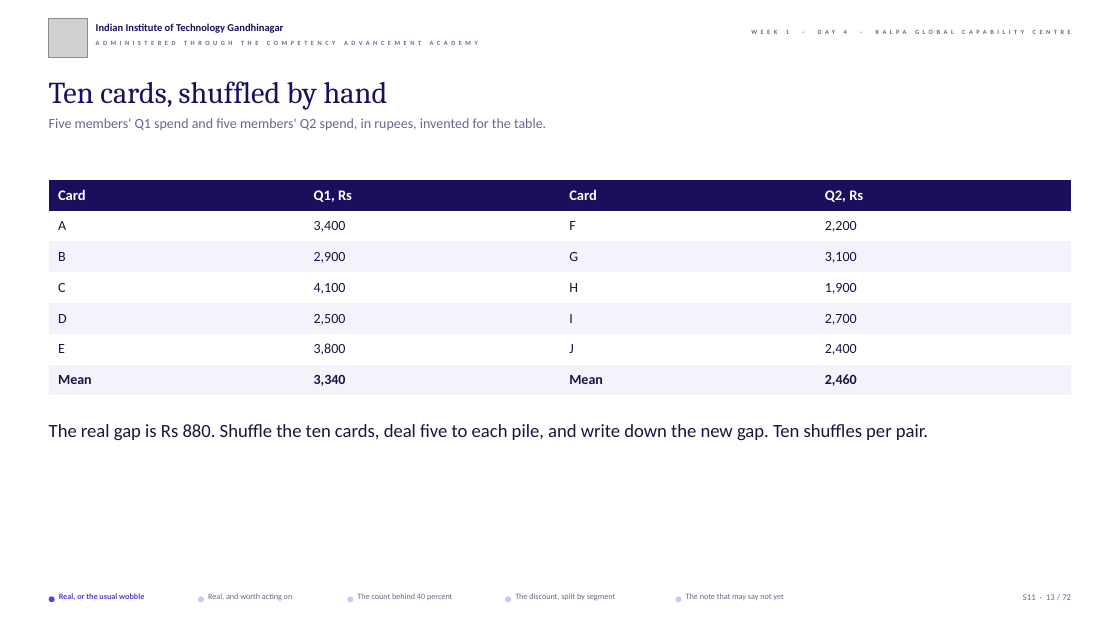
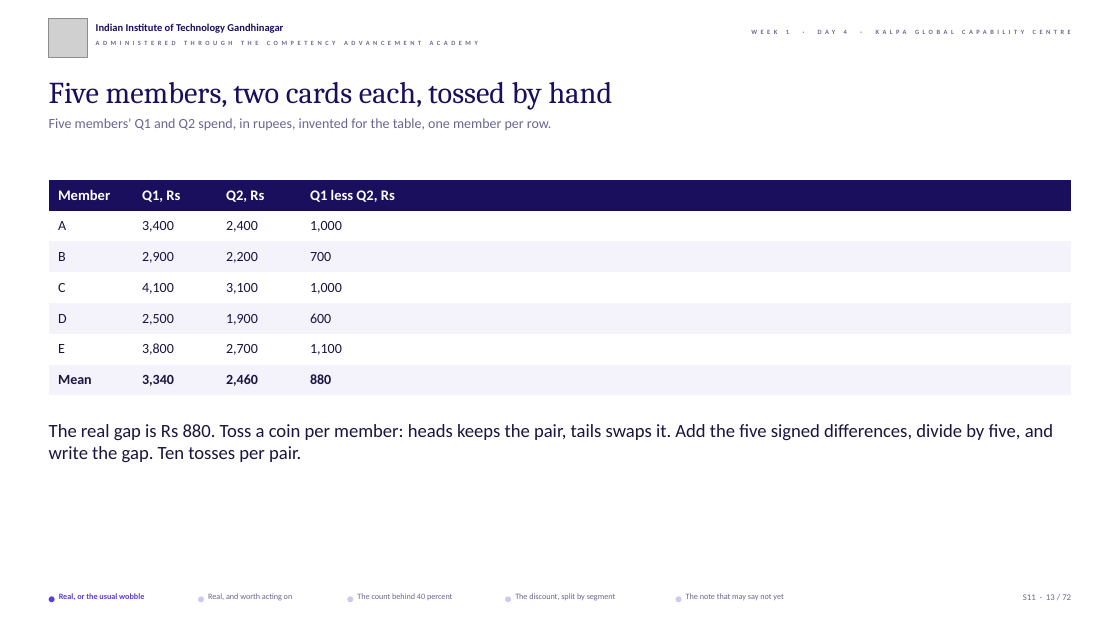
Before and after one commit to fde-academy-lab/c2-content-factory, a slide deck: slide 13 of content/W01/D4/slides/C2_W01_D04_half1_STUDENT.pptx. Drawn at 1120x630 pixels with LibreOffice and Linux fonts; fonts in the diff are those of the drawing; grey boxes stand for pictures; background and template pictures are left out. Boxes give left, top, right and bottom in pixels: in the first picture for what was removed or moved away, otherwise in the second. Text is boxed around its words. In the diff, an @@ line names an element or a change of style, - is before the commit and + after.

```diff
--- a/content/W01/D4/slides/C2_W01_D04_half1_STUDENT.pptx
+++ b/content/W01/D4/slides/C2_W01_D04_half1_STUDENT.pptx
@@ text at (49, 82, 613, 109): text changed @@
-Ten cards, shuffled by hand
+Five members, two cards each, tossed by hand
@@ text at (49, 118, 552, 130): text changed @@
-Five members' Q1 spend and five members' Q2 spend, in rupees, invented for the table.
+Five members' Q1 and Q2 spend, in rupees, invented for the table, one member per row.
@@ table at (49, 180, 1071, 396) @@
-row 1: Card | Q1, Rs | Card | Q2, Rs
+row 1: Member | Q1, Rs | Q2, Rs | Q1 less Q2, Rs
-row 2, column 3: F
+row 2, column 3: 2,400
-row 2, column 4: 2,200
+row 2, column 4: 1,000
-row 3, column 3: G
+row 3, column 3: 2,200
-row 3, column 4: 3,100
+row 3, column 4: 700
-row 4, column 3: H
+row 4, column 3: 3,100
-row 4, column 4: 1,900
+row 4, column 4: 1,000
-row 5, column 3: I
+row 5, column 3: 1,900
-row 5, column 4: 2,700
+row 5, column 4: 600
-row 6, column 3: J
+row 6, column 3: 2,700
-row 6, column 4: 2,400
+row 6, column 4: 1,100
-row 7, column 3: Mean
+row 7, column 3: 2,460
-row 7, column 4: 2,460
+row 7, column 4: 880
@@ text at (49, 424, 1053, 462): text changed @@
-The real gap is Rs 880. Shuffle the ten cards, deal five to each pile, and write down the new gap. Ten shuffles per pair.
+The real gap is Rs 880. Toss a coin per member: heads keeps the pair, tails swaps it. Add the five signed differences, divide by five, and write the gap. Ten tosses per pair.
```
Also in this commit, not shown: 52 other slides changed, 4 other files.
